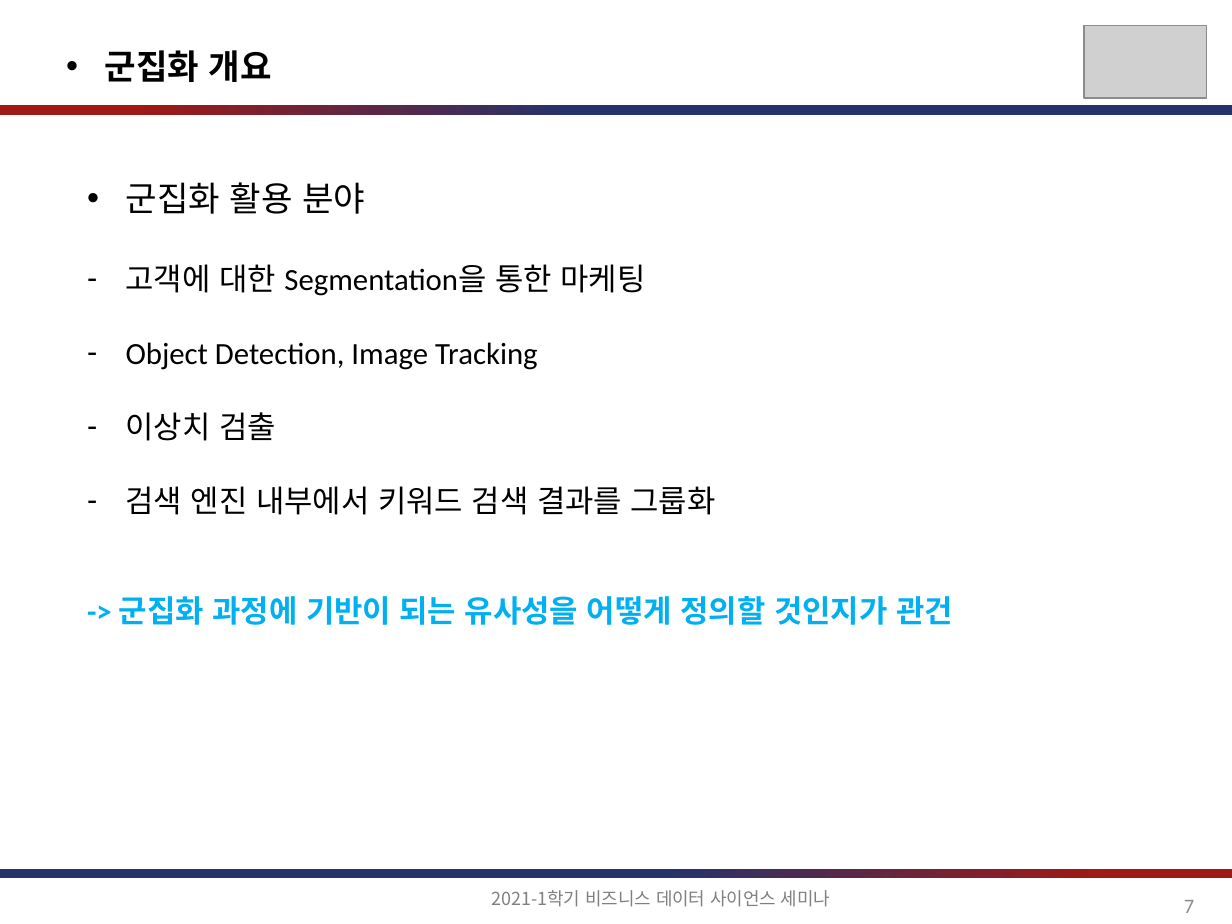
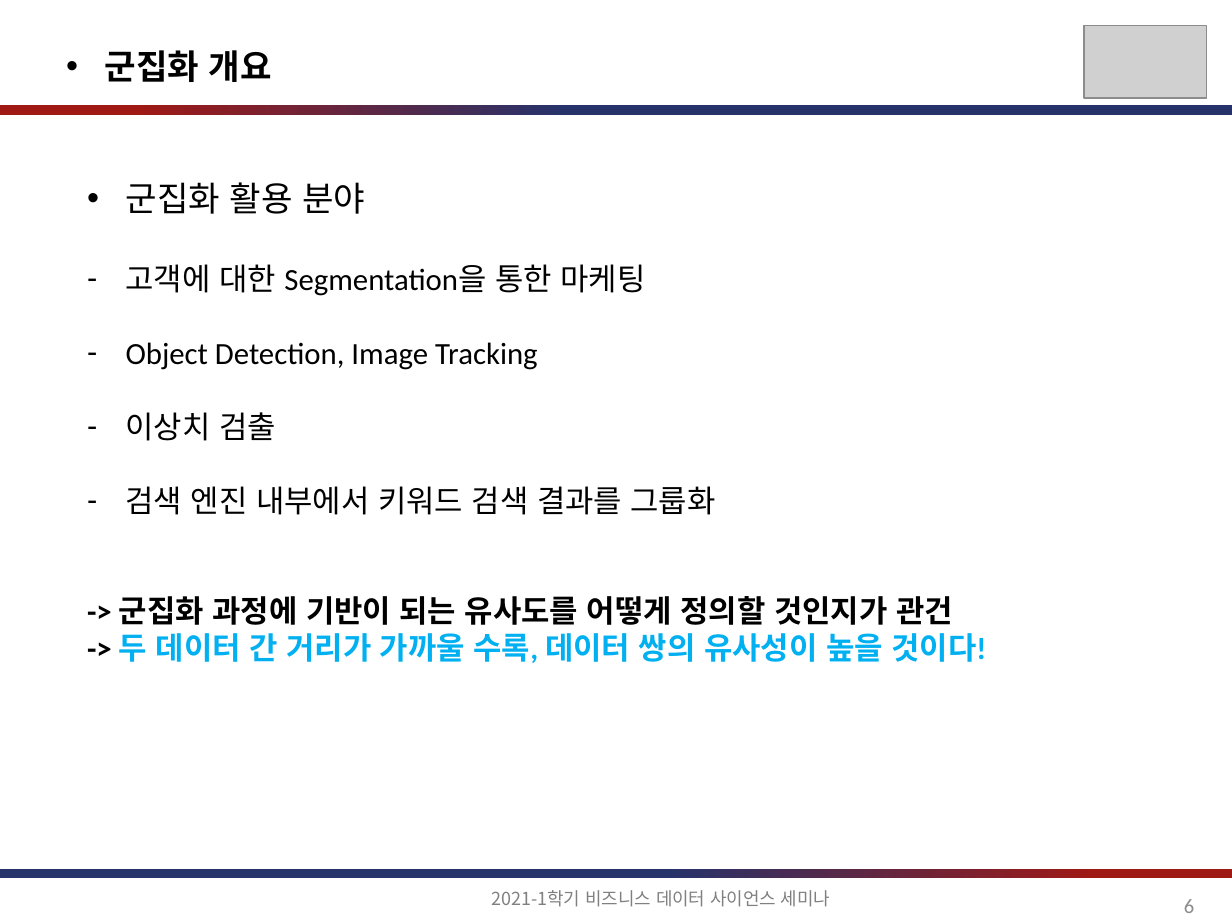
Before and after one commit to jihoahn9303/Seminar_For_Business_DS, a slide deck: slide 6 of document/비즈니스를_위한_데이터과학_6장.pptx (slide 7 before the commit). Drawn at 1232x924 pixels with LibreOffice and Linux fonts; fonts in the diff are those of the drawing; grey boxes stand for pictures. Boxes give left, top, right and bottom in pixels: in the first picture for what was removed or moved away, otherwise in the second. Text is boxed around its words. In the diff, an @@ line names an element or a change of style, - is before the commit and + after.

```diff
--- a/document/비즈니스를_위한_데이터과학_6장.pptx
+++ b/document/비즈니스를_위한_데이터과학_6장.pptx
@@ text at [119, 596, 986, 663]: text changed; text colour #00B0F0 to #000000 @@
--> 군집화 과정에 기반이 되는 유사성을 어떻게 정의할 것인지가 관건
+-> 군집화 과정에 기반이 되는 유사도를 어떻게 정의할 것인지가 관건
+-> 두 데이터 간 거리가 가까울 수록, 데이터 쌍의 유사성이 높을 것이다!
@@ page number at [1184, 899, 1194, 913]: text changed @@
-7
+6
```
Also in this commit, not shown: 20 other slides changed, 4 slides added, 1 slide removed.
